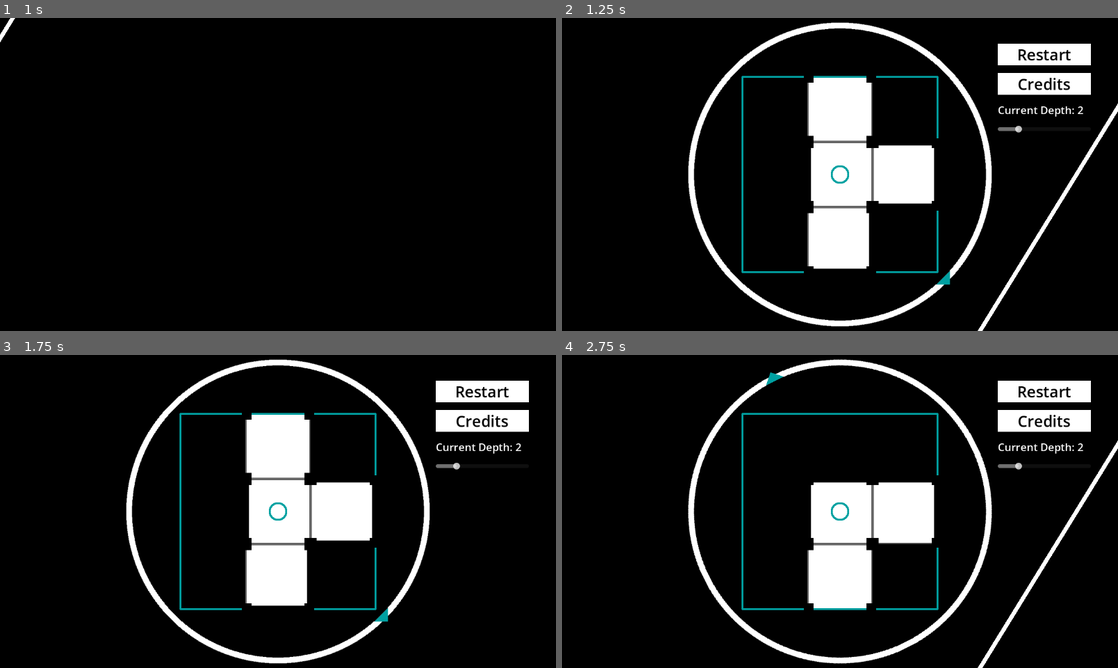
Above: before the commit, frames 1-4 (two rows, left to right).
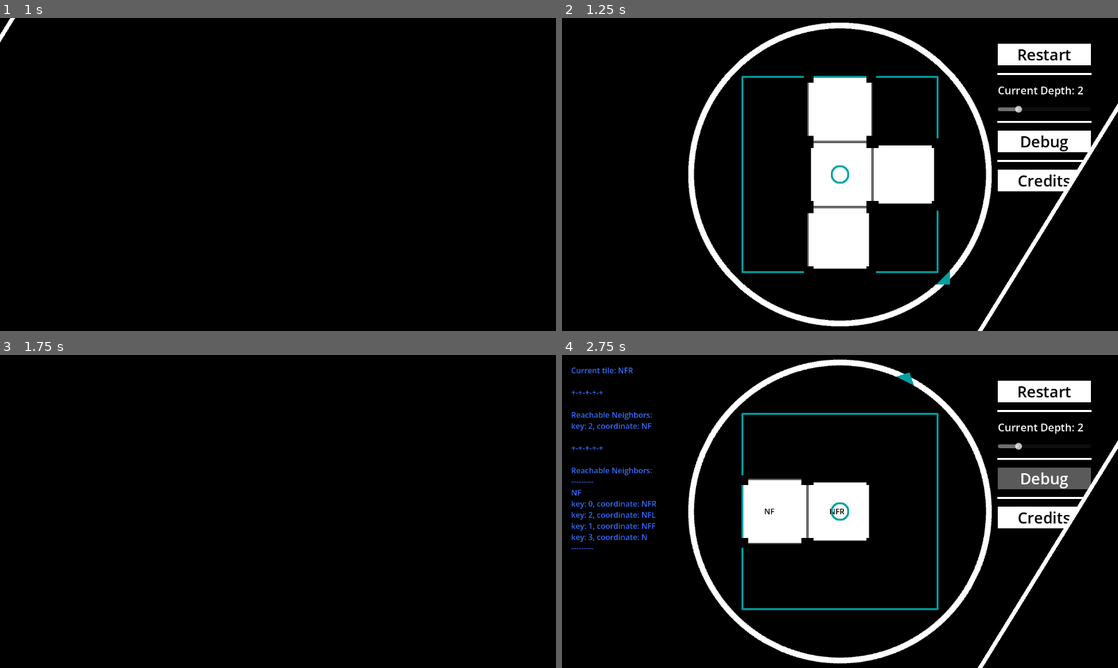
Above: after the commit, the same moments.

Repository: entityJY/hyperedi
Game: Godot game, scene res://ui/start_game.tscn
Same seed, same stepped clock (60 frames per second), same inputs: the game is played once before the commit and once after it. Sound files missing from this copy of the repository are replaced by a short silence.
Inputs (mouse positions are in pixels of both pictures, inside the frame that each line leads up to):
- Up to frame 1 (1 s): click "Start Game" at 0.5 s
- Up to frame 2 (1.25 s): no input
- Up to frame 3 (1.75 s): click (483, 477) at 1.25 s, where only the run after the commit has a clickable "Debug"
- Up to frame 4 (2.75 s): click "Restart" at 2 s

Frame 1 is identical in both runs. In frame 2, 3.4% of the frame differs, in the area x 78-96%, y 17-56%; in frame 3, 15%, in the area x 22-96%, y 1-99%; in frame 4, 13%.

Commit message:
feat: add debug button

Diff:
--- a/hyperplane_dungeon/dungeon.gd
+++ b/hyperplane_dungeon/dungeon.gd
@@ -21,6 +21,7 @@
 func _ready() -> void:
 	depth = SceneTransition.dungeon_depth
 	initialize_level()
+	debug_label.visible = SceneTransition.debug
 
 
 func disable_tile(tile: Tile) -> void:
@@ -129,7 +130,7 @@
 		tile.hyperplane_node = node
 		node.tile = tile
 
-		tile.label.text = tile.hyperplane_node.get_coordinates_nice()
+		tile.debug_label.text = tile.hyperplane_node.get_coordinates_nice()
 
 		tile.body_entered.connect(enable_neighbor_tiles)
 
--- a/hyperplane_dungeon/dungeon.tscn
+++ b/hyperplane_dungeon/dungeon.tscn
@@ -35,7 +35,7 @@
 script = ExtResource("1_2aay1")
 tile_resource = ExtResource("2_wr07t")
 player = NodePath("Player")
-debug_label = NodePath("Label")
+debug_label = NodePath("DebugLabel")
 compass = NodePath("Compass")
 game_complete_text = NodePath("GameComplete")
 
@@ -101,7 +101,7 @@
 color = Color(0, 0.6310074, 0.6318191, 1)
 polygon = PackedVector2Array(-203, -200, 203, -200, 203, -204, -203, -204)
 
-[node name="Label" type="RichTextLabel" parent="." unique_id=2061166878]
+[node name="DebugLabel" type="RichTextLabel" parent="." unique_id=2061166878]
 visible = false
 modulate = Color(0.2251136, 0.43772528, 1, 1)
 z_index = 1
--- a/hyperplane_dungeon/tile.gd
+++ b/hyperplane_dungeon/tile.gd
@@ -4,7 +4,7 @@
 
 ## array of disable able walls in order of E, N, W, S
 @export var walls: Array[StaticBody2D]
-@export var label: Label
+@export var debug_label: Label
 @export var background: Sprite2D
 
 var grid_position: Vector2i
@@ -12,5 +12,8 @@
 
 signal body_entered(tile: Tile)
 
+func _ready() -> void:
+	debug_label.visible = SceneTransition.debug
+
 func _on_area_2d_body_entered(_body: Node2D) -> void:
 	body_entered.emit(self)
--- a/hyperplane_dungeon/tile.tscn
+++ b/hyperplane_dungeon/tile.tscn
@@ -21,10 +21,10 @@
 [sub_resource type="RectangleShape2D" id="RectangleShape2D_kwjmu"]
 size = Vector2(130, 10)
 
-[node name="Tile" type="Node2D" unique_id=1757197444 node_paths=PackedStringArray("walls", "label", "background")]
+[node name="Tile" type="Node2D" unique_id=1757197444 node_paths=PackedStringArray("walls", "debug_label", "background")]
 script = ExtResource("1_8jusb")
 walls = [NodePath("0"), NodePath("1"), NodePath("2"), NodePath("3")]
-label = NodePath("Label")
+debug_label = NodePath("DebugLabel")
 background = NodePath("Background")
 
 [node name="Border" type="Sprite2D" parent="." unique_id=1258669480]
@@ -135,7 +135,7 @@
 scale = Vector2(130, 10)
 texture = SubResource("CanvasTexture_kwjmu")
 
-[node name="Label" type="Label" parent="." unique_id=1210329761]
+[node name="DebugLabel" type="Label" parent="." unique_id=1210329761]
 visible = false
 modulate = Color(0, 0, 0, 1)
 offset_left = -22.0
--- a/scene_transition/scene_transition.gd
+++ b/scene_transition/scene_transition.gd
@@ -11,6 +11,7 @@
 
 
 var dungeon_depth: int = 2
+var debug: bool = false
 
 
 func _ready() -> void:
--- a/ui/ui.gd
+++ b/ui/ui.gd
@@ -3,6 +3,7 @@
 @export var credits: RichTextLabel
 @export var depth_label: Label
 @export var depth_slider: HSlider
+@export var debug_button: Button
 var credits_toggled: bool = false
 signal restart_button_pressed()
 
@@ -10,6 +11,8 @@
 func _ready() -> void:
 	var _hyperplane = HyperPlane.new(2)
 	update_depth()
+	debug_button.set_pressed_no_signal(SceneTransition.debug)
+
 
 # Called every frame. 'delta' is the elapsed time since the previous frame.
 func _process(_delta: float) -> void:
@@ -38,5 +41,11 @@
 
 
 func _on_h_slider_value_changed(value: float) -> void:
+	@warning_ignore("NARROWING_CONVERSION")
 	SceneTransition.dungeon_depth = value
 	update_depth()
+
+
+func _on_debug_toggled(toggled_on: bool) -> void:
+	SceneTransition.debug = toggled_on
+	restart_button_pressed.emit()
--- a/ui/ui.tscn
+++ b/ui/ui.tscn
@@ -15,6 +15,10 @@
 [sub_resource type="StyleBoxFlat" id="StyleBoxFlat_nvlst"]
 bg_color = Color(0.6748146, 0.67481464, 0.6748144, 1)
 
+[sub_resource type="StyleBoxLine" id="StyleBoxLine_ks8t7"]
+color = Color(1, 1, 1, 1)
+thickness = 4
+
 [sub_resource type="StyleBoxFlat" id="StyleBoxFlat_ks8t7"]
 bg_color = Color(0, 0, 0, 1)
 border_width_left = 5
@@ -22,11 +26,12 @@
 border_width_right = 5
 border_width_bottom = 5
 
-[node name="UI" type="CanvasLayer" unique_id=1106087896 node_paths=PackedStringArray("credits", "depth_label", "depth_slider")]
+[node name="UI" type="CanvasLayer" unique_id=1106087896 node_paths=PackedStringArray("credits", "depth_label", "depth_slider", "debug_button")]
 script = ExtResource("1_t1rqr")
 credits = NodePath("RichTextLabel")
 depth_label = NodePath("PanelContainer/MarginContainer/HBoxContainer/MarginContainer2/VBoxContainer2/DepthLabel")
 depth_slider = NodePath("PanelContainer/MarginContainer/HBoxContainer/MarginContainer2/VBoxContainer2/DepthSlider")
+debug_button = NodePath("PanelContainer/MarginContainer/HBoxContainer/MarginContainer2/VBoxContainer2/Debug")
 
 [node name="PanelContainer" type="PanelContainer" parent="." unique_id=1021052557]
 anchors_preset = 15
@@ -86,6 +91,40 @@
 theme_override_styles/hover = SubResource("StyleBoxFlat_nvlst")
 text = "Restart"
 
+[node name="VSeparator" type="HSeparator" parent="PanelContainer/MarginContainer/HBoxContainer/MarginContainer2/VBoxContainer2" unique_id=424474536]
+layout_mode = 2
+theme_override_constants/separation = 4
+theme_override_styles/separator = SubResource("StyleBoxLine_ks8t7")
+
+[node name="DepthLabel" type="Label" parent="PanelContainer/MarginContainer/HBoxContainer/MarginContainer2/VBoxContainer2" unique_id=299942730]
+layout_mode = 2
+theme_override_font_sizes/font_size = 22
+text = "Current Depth: "
+
+[node name="DepthSlider" type="HSlider" parent="PanelContainer/MarginContainer/HBoxContainer/MarginContainer2/VBoxContainer2" unique_id=1278360574]
+layout_mode = 2
+max_value = 10.0
+
+[node name="VSeparator2" type="HSeparator" parent="PanelContainer/MarginContainer/HBoxContainer/MarginContainer2/VBoxContainer2" unique_id=1254290010]
+layout_mode = 2
+theme_override_constants/separation = 4
+theme_override_styles/separator = SubResource("StyleBoxLine_ks8t7")
+
+[node name="Debug" type="Button" parent="PanelContainer/MarginContainer/HBoxContainer/MarginContainer2/VBoxContainer2" unique_id=1085409292]
+layout_mode = 2
+theme_override_colors/font_color = Color(0, 0, 0, 1)
+theme_override_font_sizes/font_size = 32
+theme_override_styles/normal = SubResource("StyleBoxFlat_q4tdt")
+theme_override_styles/pressed = SubResource("StyleBoxFlat_41hah")
+theme_override_styles/hover = SubResource("StyleBoxFlat_nvlst")
+toggle_mode = true
+text = "Debug"
+
+[node name="VSeparator3" type="HSeparator" parent="PanelContainer/MarginContainer/HBoxContainer/MarginContainer2/VBoxContainer2" unique_id=1807443908]
+layout_mode = 2
+theme_override_constants/separation = 4
+theme_override_styles/separator = SubResource("StyleBoxLine_ks8t7")
+
 [node name="Credits" type="Button" parent="PanelContainer/MarginContainer/HBoxContainer/MarginContainer2/VBoxContainer2" unique_id=1731062977]
 layout_mode = 2
 theme_override_colors/font_color = Color(0, 0, 0, 1)
@@ -95,15 +134,6 @@
 theme_override_styles/hover = SubResource("StyleBoxFlat_nvlst")
 text = "Credits
 "
-
-[node name="DepthLabel" type="Label" parent="PanelContainer/MarginContainer/HBoxContainer/MarginContainer2/VBoxContainer2" unique_id=299942730]
-layout_mode = 2
-theme_override_font_sizes/font_size = 22
-text = "Current Depth: "
-
-[node name="DepthSlider" type="HSlider" parent="PanelContainer/MarginContainer/HBoxContainer/MarginContainer2/VBoxContainer2" unique_id=1278360574]
-layout_mode = 2
-max_value = 10.0
 
 [node name="RichTextLabel" type="RichTextLabel" parent="." unique_id=328547320]
 custom_minimum_size = Vector2(650, 200)
@@ -132,5 +162,6 @@
 vertical_alignment = 1
 
 [connection signal="button_down" from="PanelContainer/MarginContainer/HBoxContainer/MarginContainer2/VBoxContainer2/Restart" to="." method="_on_button_button_down"]
+[connection signal="value_changed" from="PanelContainer/MarginContainer/HBoxContainer/MarginContainer2/VBoxContainer2/DepthSlider" to="." method="_on_h_slider_value_changed"]
+[connection signal="toggled" from="PanelContainer/MarginContainer/HBoxContainer/MarginContainer2/VBoxContainer2/Debug" to="." method="_on_debug_toggled"]
 [connection signal="button_down" from="PanelContainer/MarginContainer/HBoxContainer/MarginContainer2/VBoxContainer2/Credits" to="." method="_on_credits_button_down"]
-[connection signal="value_changed" from="PanelContainer/MarginContainer/HBoxContainer/MarginContainer2/VBoxContainer2/DepthSlider" to="." method="_on_h_slider_value_changed"]
